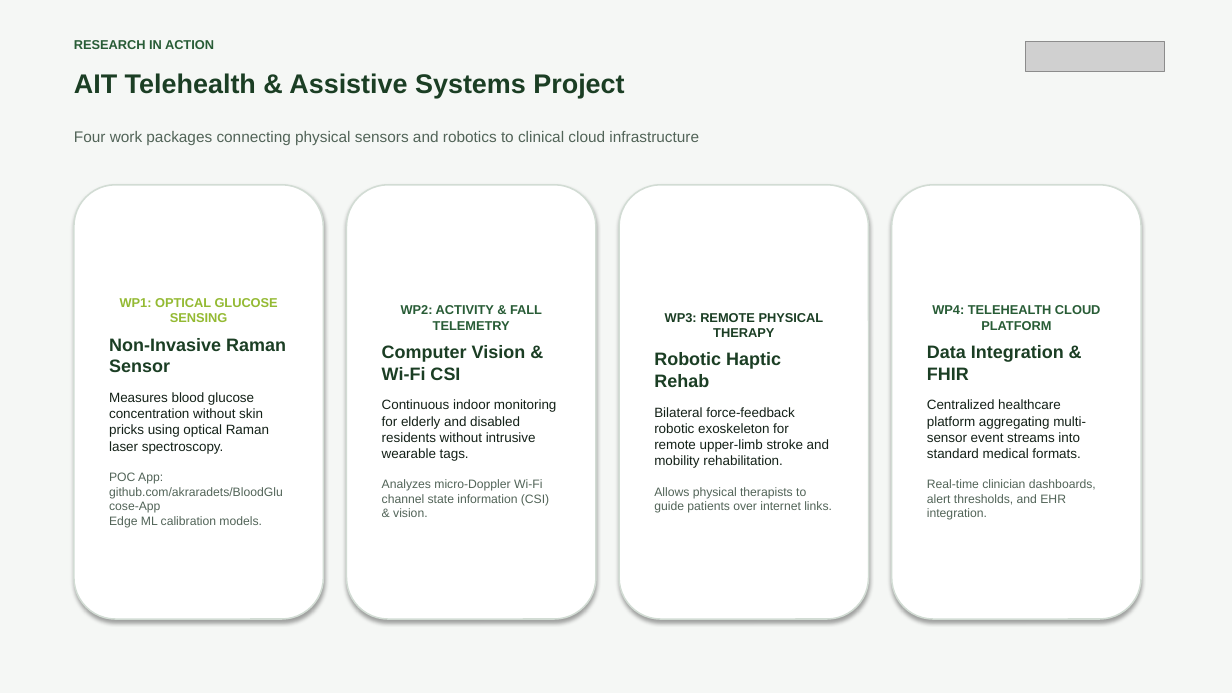
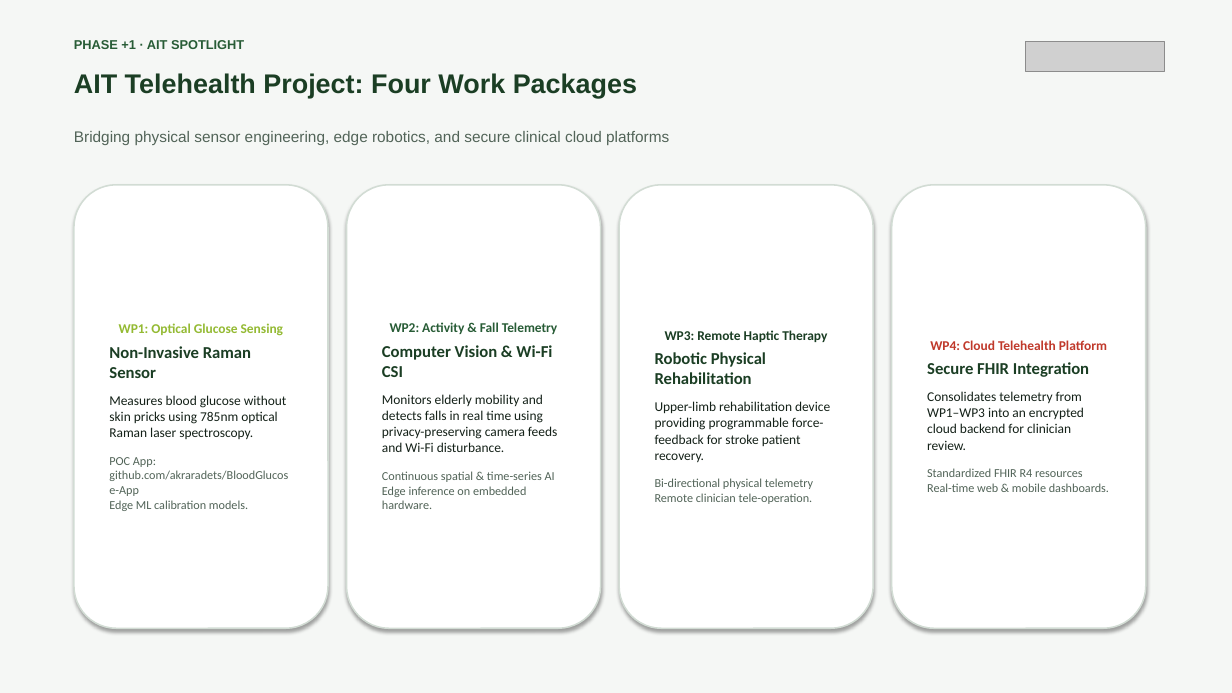
Before and after one commit to AIT-brainlab/fhir-ml-workshop, a slide deck: slide 26 of slides-morning/orientation-and-health-ai-foundations.pptx (slide 3 before the commit). Drawn at 1232x693 pixels with LibreOffice and Linux fonts; fonts in the diff are those of the drawing; grey boxes stand for pictures. Boxes give left, top, right and bottom in pixels: in the first picture for what was removed or moved away, otherwise in the second. Text is boxed around its words. In the diff, an @@ line names an element or a change of style, - is before the commit and + after.

Commit message:
Restructure morning session into 2+1 Phase architecture (29 slides)

```diff
--- a/slides-morning/orientation-and-health-ai-foundations.pptx
+++ b/slides-morning/orientation-and-health-ai-foundations.pptx
@@ text at bbox=[74, 40, 244, 49]: text changed @@
-RESEARCH IN ACTION
+PHASE +1 · AIT SPOTLIGHT
@@ text at bbox=[74, 73, 637, 98]: text changed @@
-AIT Telehealth & Assistive Systems Project
+AIT Telehealth Project: Four Work Packages
@@ text at bbox=[74, 131, 669, 145]: text changed @@
-Four work packages connecting physical sensors and robotics to clinical cloud infrastructure
+Bridging physical sensor engineering, edge robotics, and secure clinical cloud platforms
@@ rounded rectangle "WP1: Optical Glucose Sensing": place and size @@
-rounded rectangle "WP1: Optical Glucose Sensing" at bbox=[74, 185, 323, 619]
+rounded rectangle "WP1: Optical Glucose Sensing" at bbox=[74, 185, 328, 628]
@@ rounded rectangle "WP2: Activity & Fall Telemetry": place and size @@
-rounded rectangle "WP2: Activity & Fall Telemetry" at bbox=[347, 185, 596, 619]
+rounded rectangle "WP2: Activity & Fall Telemetry" at bbox=[347, 185, 601, 628]
@@ rounded rectangle "WP3: Remote Haptic Therapy": place and size @@
-rounded rectangle "WP3: Remote Haptic Therapy" at bbox=[619, 185, 869, 619]
+rounded rectangle "WP3: Remote Haptic Therapy" at bbox=[619, 185, 873, 628]
@@ rounded rectangle "WP4: Cloud Telehealth Platform": place and size @@
-rounded rectangle "WP4: Cloud Telehealth Platform" at bbox=[892, 185, 1141, 619]
+rounded rectangle "WP4: Cloud Telehealth Platform" at bbox=[892, 185, 1146, 628]
@@ text in rounded rectangle at bbox=[119, 323, 283, 336]: text changed; size 10 to 10.5 pt; font Arial to Calibri @@
-WP1: OPTICAL GLUCOSE SENSING
+WP1: Optical Glucose Sensing
@@ text in rounded rectangle at bbox=[390, 322, 558, 334]: text changed; size 10 to 10.5 pt; font Arial to Calibri @@
-WP2: ACTIVITY & FALL TELEMETRY
+WP2: Activity & Fall Telemetry
@@ text in rounded rectangle at bbox=[109, 346, 288, 511]: size 14 to 13 pt in "Non-Invasive Raman Sensor"; font Arial to Calibri in "Non-Invasive Raman Sensor", "POC App: github.com/akraradets/BloodGlucose-App Edge ML cali ..."; less space between paragraphs @@
@@ text in rounded rectangle at bbox=[382, 345, 552, 377]: size 14 to 13 pt, font Arial to Calibri in "Computer Vision & Wi-Fi CSI"; less space between paragraphs @@
@@ text in rounded rectangle at bbox=[655, 330, 830, 504]: text changed; font Arial to Calibri @@
-WP3: REMOTE PHYSICAL THERAPY
-Robotic Haptic Rehab
-Bilateral force-feedback robotic exoskeleton for remote upper-limb stroke and mobility rehabilitation.
-Allows physical therapists to guide patients over internet links.
+WP3: Remote Haptic Therapy
+Robotic Physical Rehabilitation
+Upper-limb rehabilitation device providing programmable force-feedback for stroke patient recovery.
+Bi-directional physical telemetry
+Remote clinician tele-operation.
@@ text in rounded rectangle at bbox=[927, 340, 1109, 492]: text changed; font Arial to Calibri @@
-WP4: TELEHEALTH CLOUD PLATFORM
-Data Integration & FHIR
-Centralized healthcare platform aggregating multi-sensor event streams into standard medical formats.
-Real-time clinician dashboards, alert thresholds, and EHR integration.
+WP4: Cloud Telehealth Platform
+Secure FHIR Integration
+Consolidates telemetry from WP1–WP3 into an encrypted cloud backend for clinician review.
+Standardized FHIR R4 resources
+Real-time web & mobile dashboards.
@@ text in rounded rectangle at bbox=[109, 395, 287, 439]: text changed; font Arial to Calibri @@
-Measures blood glucose concentration without skin pricks using optical Raman laser spectroscopy.
+Measures blood glucose without skin pricks using 785nm optical Raman laser spectroscopy.
@@ text in rounded rectangle at bbox=[382, 394, 557, 509]: text changed; font Arial to Calibri @@
-Continuous indoor monitoring for elderly and disabled residents without intrusive wearable tags.
-Analyzes micro-Doppler Wi-Fi channel state information (CSI) & vision.
+Monitors elderly mobility and detects falls in real time using privacy-preserving camera feeds and Wi-Fi disturbance.
+Continuous spatial & time-series AI
+Edge inference on embedded hardware.
```
Also in this commit, not shown: 11 other slides changed, 17 slides added, 15 slides removed, 3 other files.
